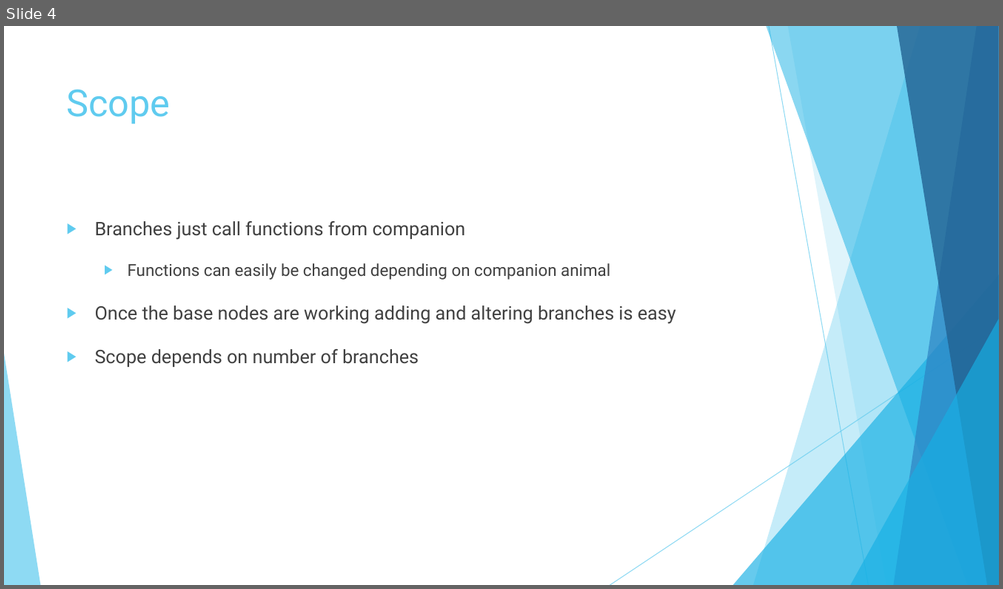
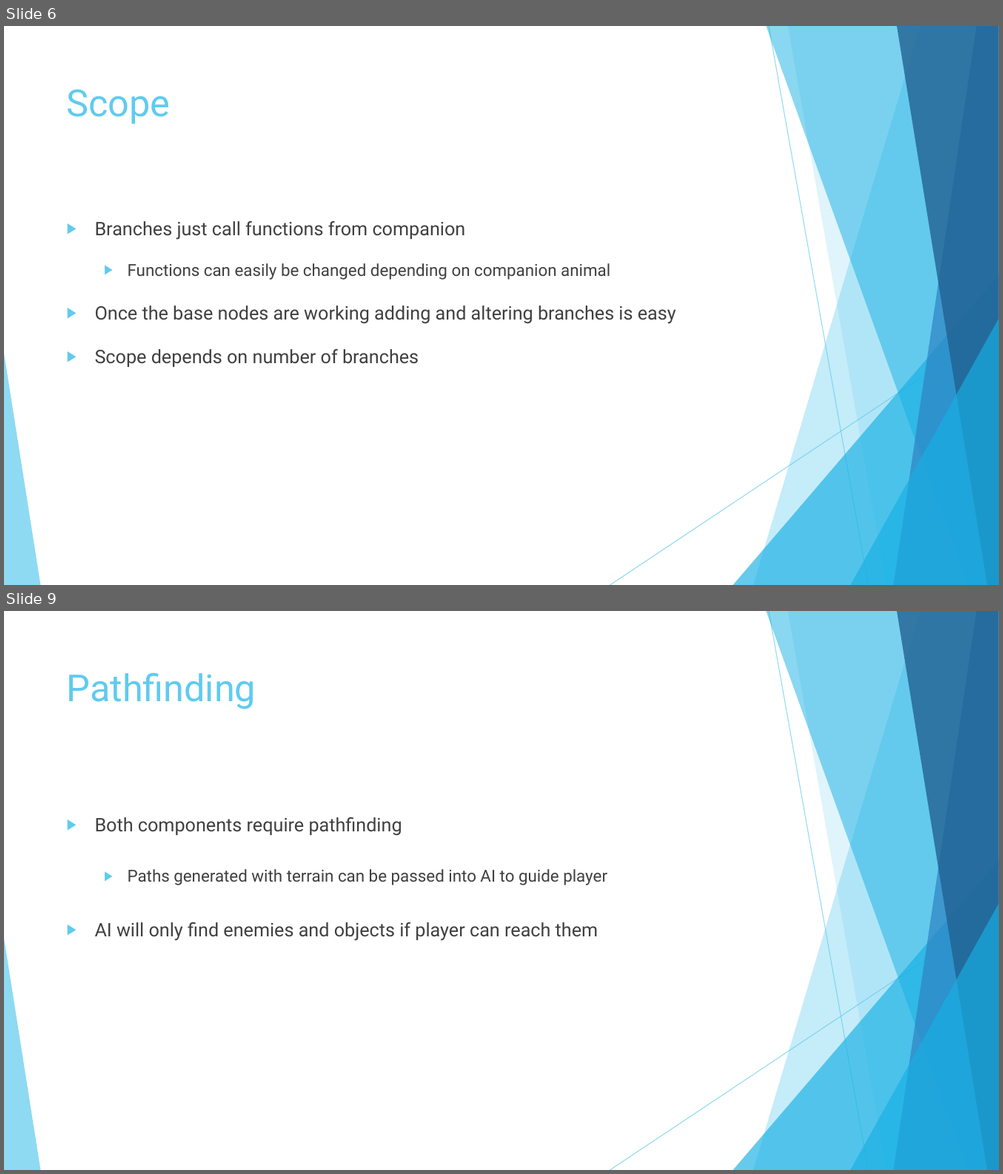
Before and after one commit to MaddieK19/comp230-pre-production, a slide deck: Proposal/Slides.pptx. Shown one above the other, each under a label of ours: slide 4 before the commit, slides 6 and 9 after it; the slides between them are not shown. The pictures are 1003x589 and 1003x1174 pixels, drawn with LibreOffice and Linux fonts; fonts in the diff are those of the drawing. Boxes give left, top, right and bottom in pixels: in the first picture for what was removed or moved away, otherwise in the second. Text is boxed around its words. In the diff, an @@ line names an element or a change of style, - is before the commit and + after.

```diff
--- a/Proposal/Slides.pptx
+++ b/Proposal/Slides.pptx
@@ slide 9 added at (4,611,999,1170), background #FFFFFF; not listed: 10 template elements that a slide beside it also shows @@
@@ title added at (67,672,256,709), 36 pt, text #5FCBEF @@
+Pathfinding
@@ text added at (95,817,607,941), 18 pt, text #404040 @@
+▶ Both components require pathfinding
+  ▶ Paths generated with terrain can be passed into AI to guide player
+▶ AI will only find enemies and objects if player can reach them
@@ what was slide 4 is now slide 6 @@
```
Also in this commit, not shown: 4 other slides added, 2 other files.
